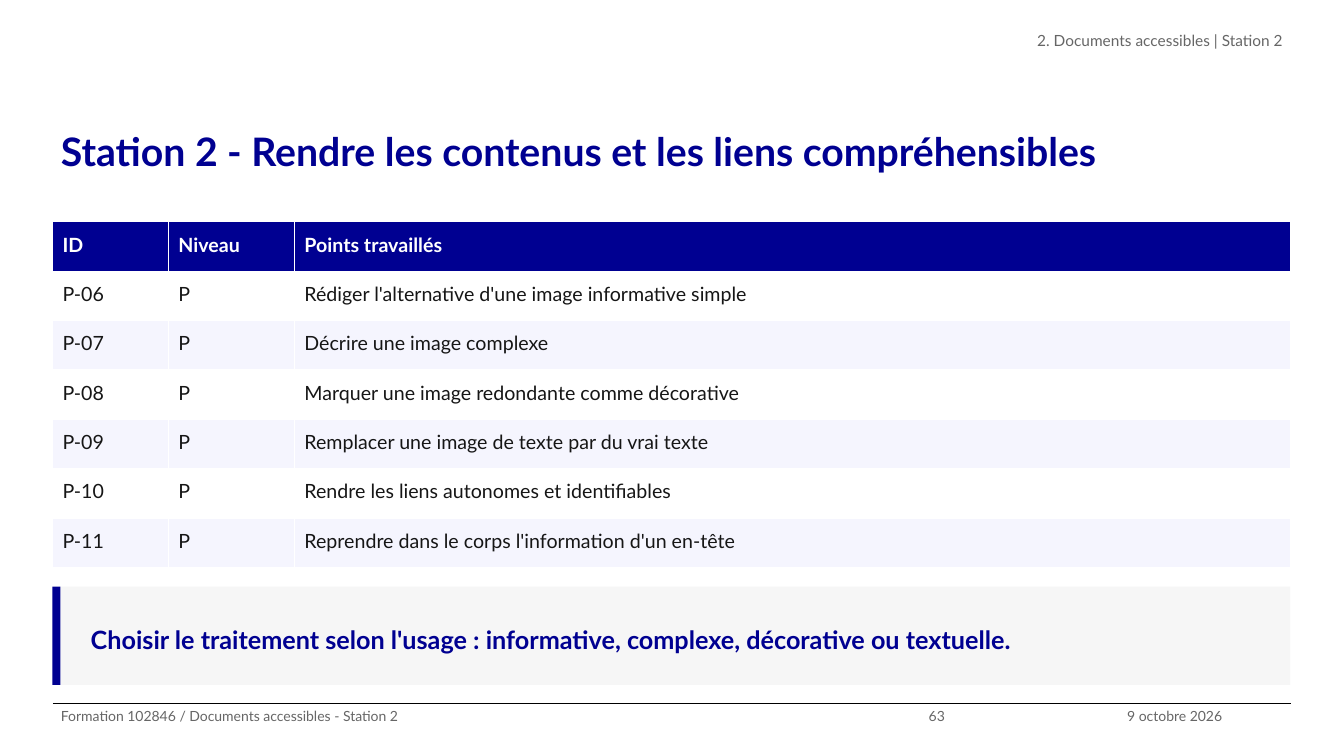
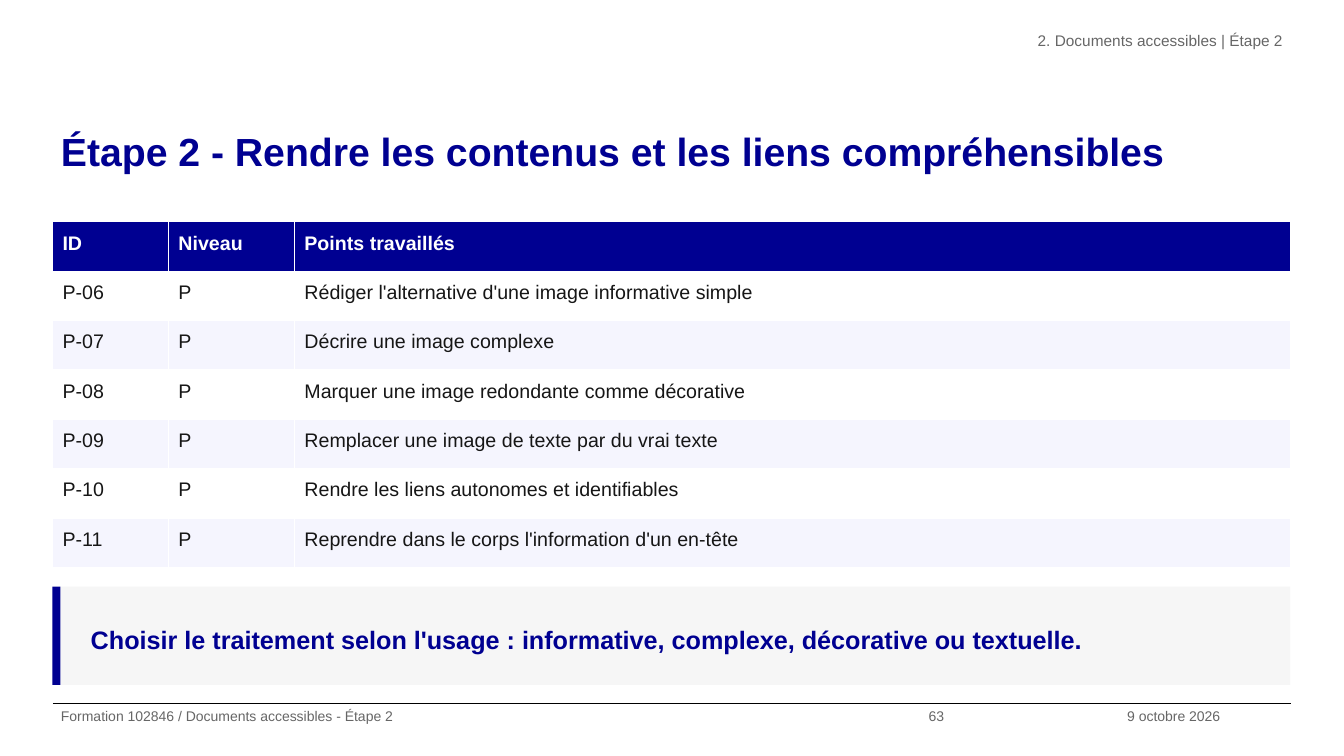
Before and after one commit to alexandra-guiderdoni/usine-fabrication-igpde-102846-ay11, a slide deck: slide 63 of livrables-IGPDE-2026-102846/Livrables-Stagiaires/supports-projections/support-formation-102846-2026-IGPDE.pptx. Drawn at 1344x756 pixels with LibreOffice and Linux fonts; fonts in the diff are those of the drawing; background and template pictures are left out. Boxes give left, top, right and bottom in pixels: in the first picture for what was removed or moved away, otherwise in the second. Text is boxed around its words. In the diff, an @@ line names an element or a change of style, - is before the commit and + after.

Commit message:
feat(tp): harmonisation des étapes et mémos

```diff
--- a/livrables-IGPDE-2026-102846/Livrables-Stagiaires/supports-projections/support-formation-102846-2026-IGPDE.pptx
+++ b/livrables-IGPDE-2026-102846/Livrables-Stagiaires/supports-projections/support-formation-102846-2026-IGPDE.pptx
@@ text at box(1038, 34, 1283, 49): text changed; font Lato to Arial @@
-2. Documents accessibles | Station 2
+2. Documents accessibles | Étape 2
@@ title at box(61, 135, 1164, 174): text changed; font Lato to Arial @@
-Station 2 - Rendre les contenus et les liens compréhensibles
+Étape 2 - Rendre les contenus et les liens compréhensibles
@@ table at box(52, 222, 1291, 568) @@
@@ font Lato to Arial @@
@@ text at box(61, 710, 393, 724): text changed; font Lato to Arial @@
-Formation 102846 / Documents accessibles - Station 2
+Formation 102846 / Documents accessibles - Étape 2
@@ font Lato to Arial in 3 elements at box(929, 711, 945, 721), box(91, 630, 1082, 655), box(1127, 711, 1220, 721) @@
```
Also in this commit, not shown: 132 other slides changed, 53 other files.
